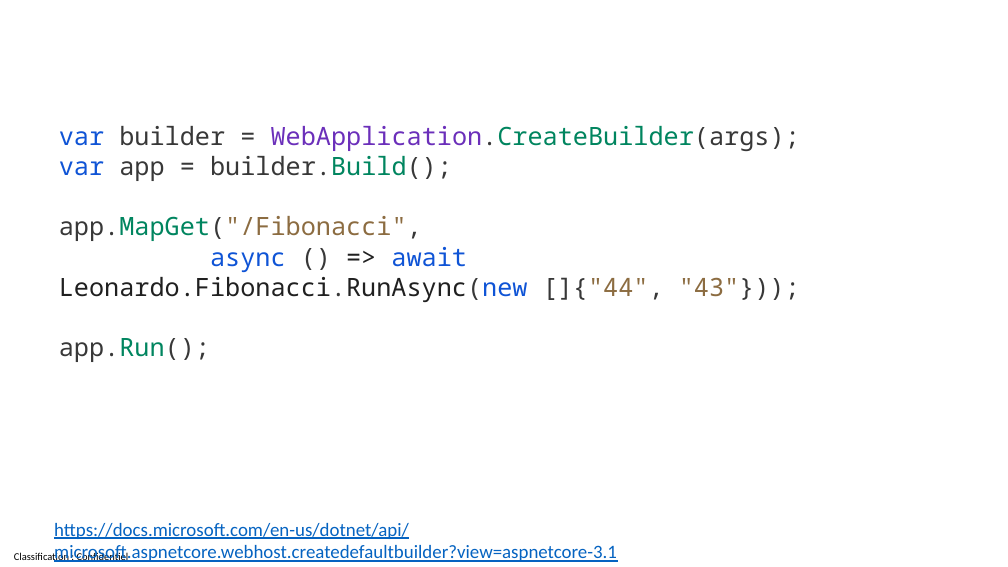
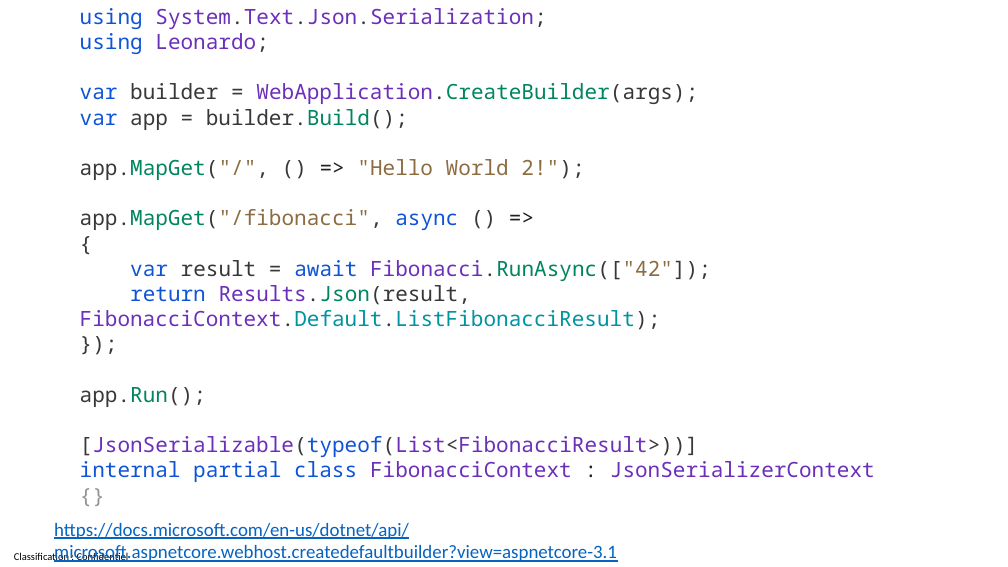
Before and after one commit to guillaume-chervet/course.dotnet, a slide deck: slide 109 of documentations/dotnet8.pptx. Drawn at 1008x567 pixels with LibreOffice and Linux fonts; fonts in the diff are those of the drawing. Boxes give left, top, right and bottom in pixels: in the first picture for what was removed or moved away, otherwise in the second. Text is boxed around its words. In the diff, an @@ line names an element or a change of style, - is before the commit and + after.

```diff
--- a/documentations/dotnet8.pptx
+++ b/documentations/dotnet8.pptx
@@ text at (80, 8, 875, 482): text changed; size 24 to 20 pt; text colour #383838 to #6B2FBA @@
-var builder = WebApplication.CreateBuilder(args);
-var app = builder.Build();
-app.MapGet("/Fibonacci",
-async () => await Leonardo.Fibonacci.RunAsync(new []{"44", "43"}));
-app.Run();
+using System.Text.Json.Serialization;
+using Leonardo;
+var builder = WebApplication.CreateBuilder(args);
+var app = builder.Build();
+app.MapGet("/", () => "Hello World 2!");
+app.MapGet("/fibonacci", async () =>
+{
+var result = await Fibonacci.RunAsync(["42"]);
+return Results.Json(result, FibonacciContext.Default.ListFibonacciResult);
+});
+app.Run();
+[JsonSerializable(typeof(List<FibonacciResult>))]
+internal partial class FibonacciContext : JsonSerializerContext
+{}
```
Also in this commit, not shown: 7 other slides changed.
